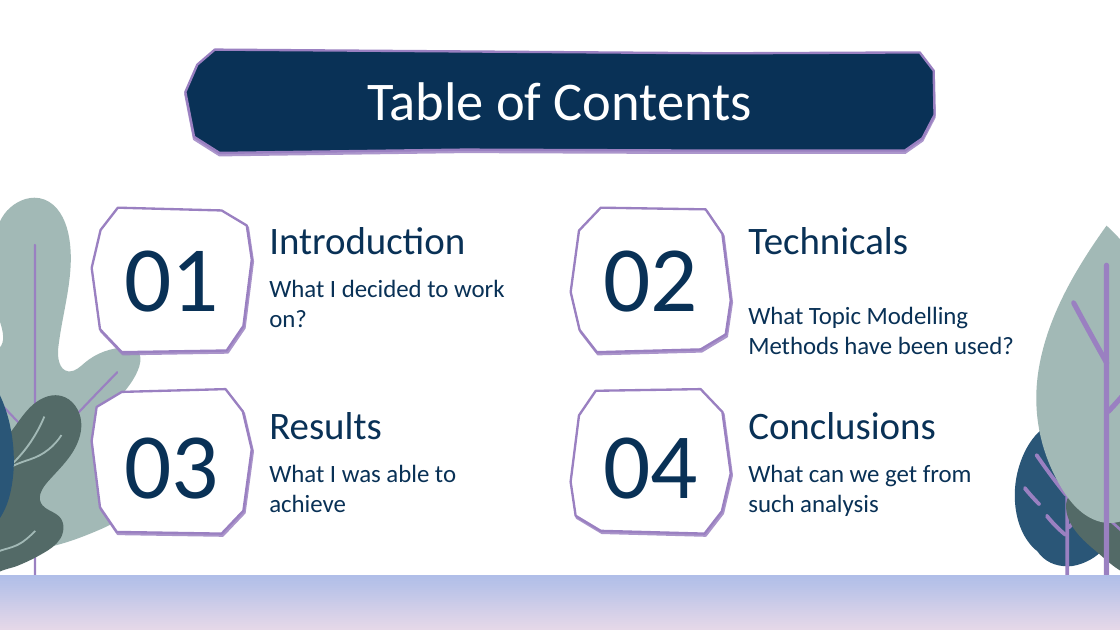
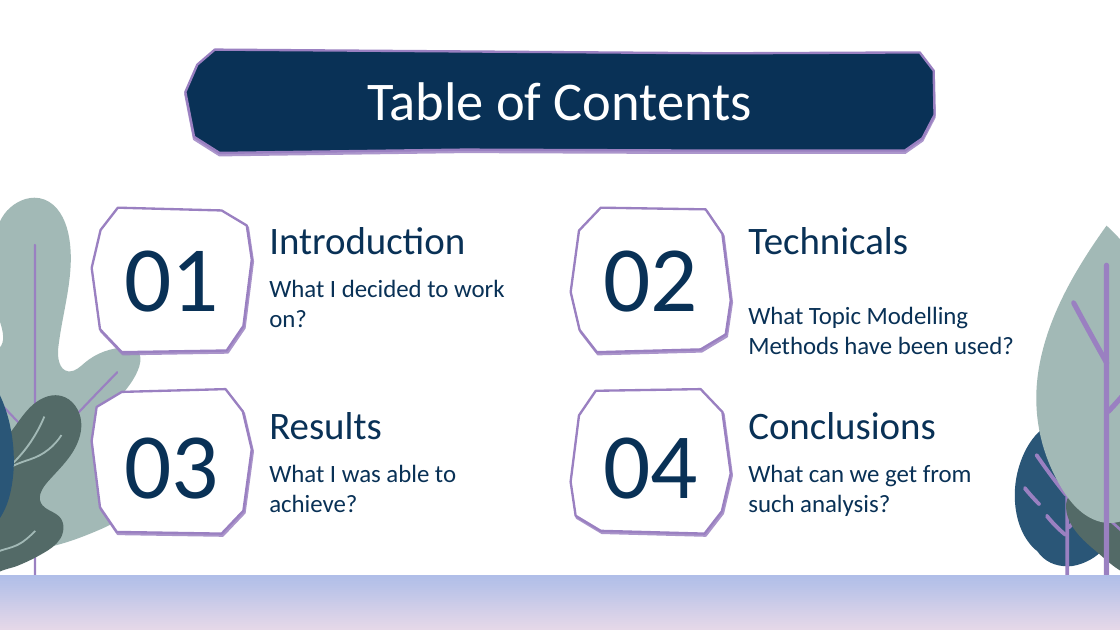
Before and after one commit to WojciechHrycenko/TopicModeling, a slide deck: slide 2 of Topic_Modelling_Hrycenko_Presentation.pptx. Drawn at 1120x630 pixels with LibreOffice and Linux fonts; fonts in the diff are those of the drawing; background and template pictures are left out. Boxes give left, top, right and bottom in pixels: in the first picture for what was removed or moved away, otherwise in the second. Text is boxed around its words. In the diff, an @@ line names an element or a change of style, - is before the commit and + after.

```diff
--- a/Topic_Modelling_Hrycenko_Presentation.pptx
+++ b/Topic_Modelling_Hrycenko_Presentation.pptx
@@ subtitle at (x1=269, y1=464, x2=456, y2=512): text changed @@
-What I was able to achieve
+What I was able to achieve?
@@ subtitle at (x1=748, y1=464, x2=972, y2=516): text changed @@
-What can we get from such analysis
+What can we get from such analysis?
```
Also in this commit, not shown: 2 other slides changed, 49 slides removed, 49 other files.
